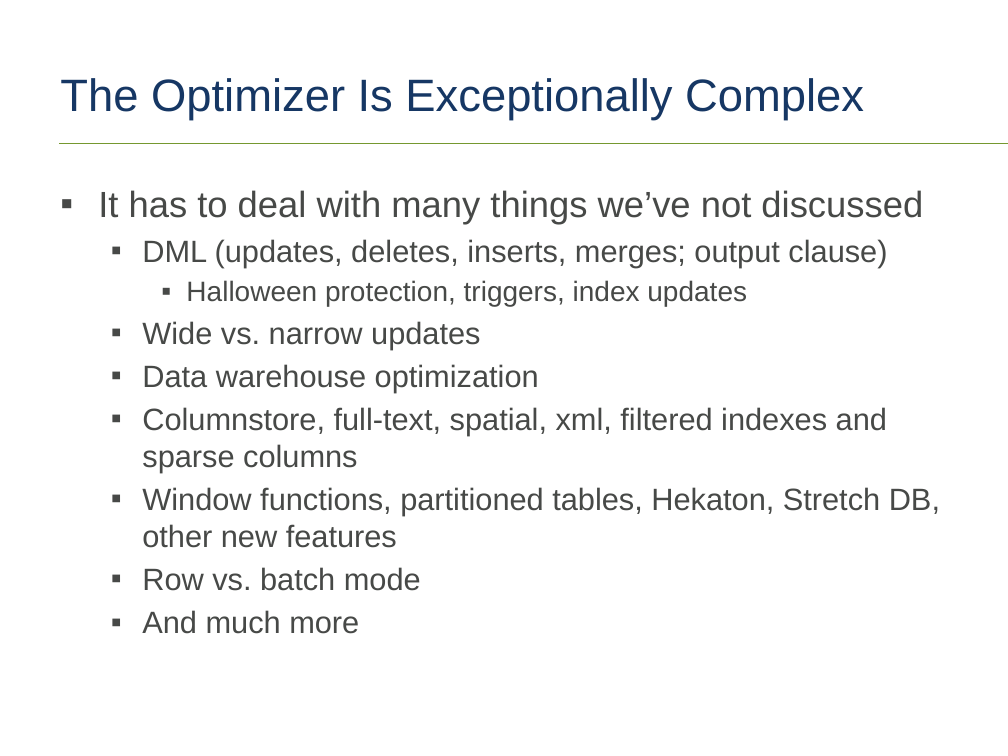
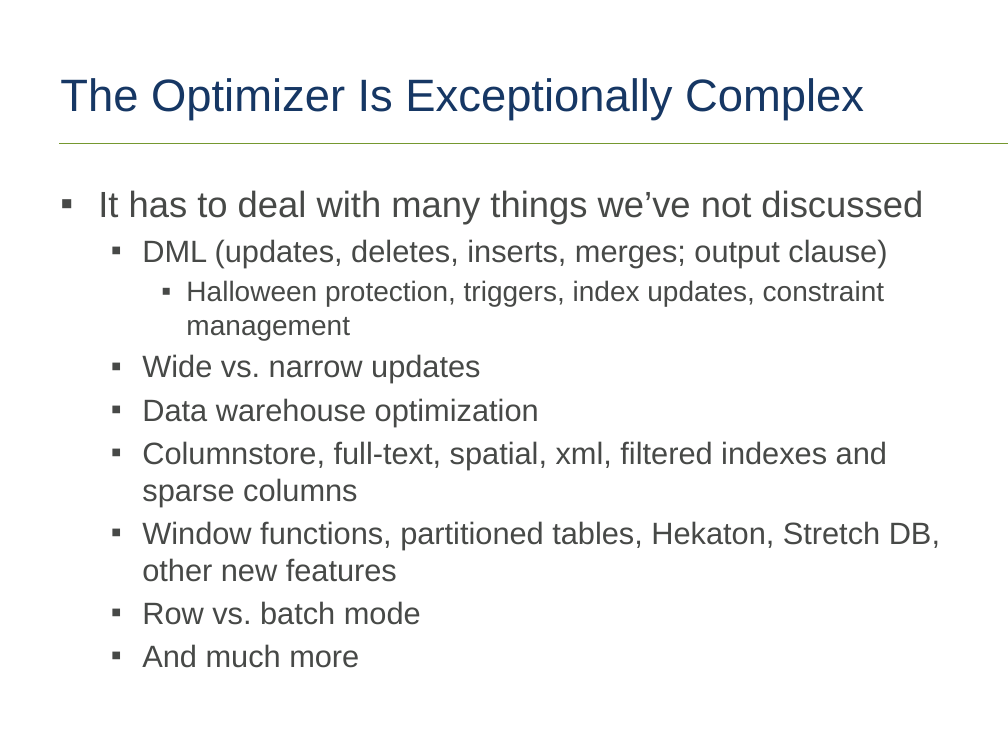
Before and after one commit to tf3604/OptimizerPresentation, a slide deck: slide 55 of Optimizer.pptx. Drawn at 1008x756 pixels with LibreOffice and Linux fonts; fonts in the diff are those of the drawing; background and template pictures are left out. Boxes give left, top, right and bottom in pixels: in the first picture for what was removed or moved away, otherwise in the second. Text is boxed around its words. In the diff, an @@ line names an element or a change of style, - is before the commit and + after.

Commit message:
Fix English on Goals slide; constraint management.

```diff
--- a/Optimizer.pptx
+++ b/Optimizer.pptx
@@ text at [186, 280, 884, 340]: text changed @@
-    ▪ Halloween protection, triggers, index updates
+    ▪ Halloween protection, triggers, index updates, constraint management
```
Also in this commit, not shown: 2 other slides changed.
